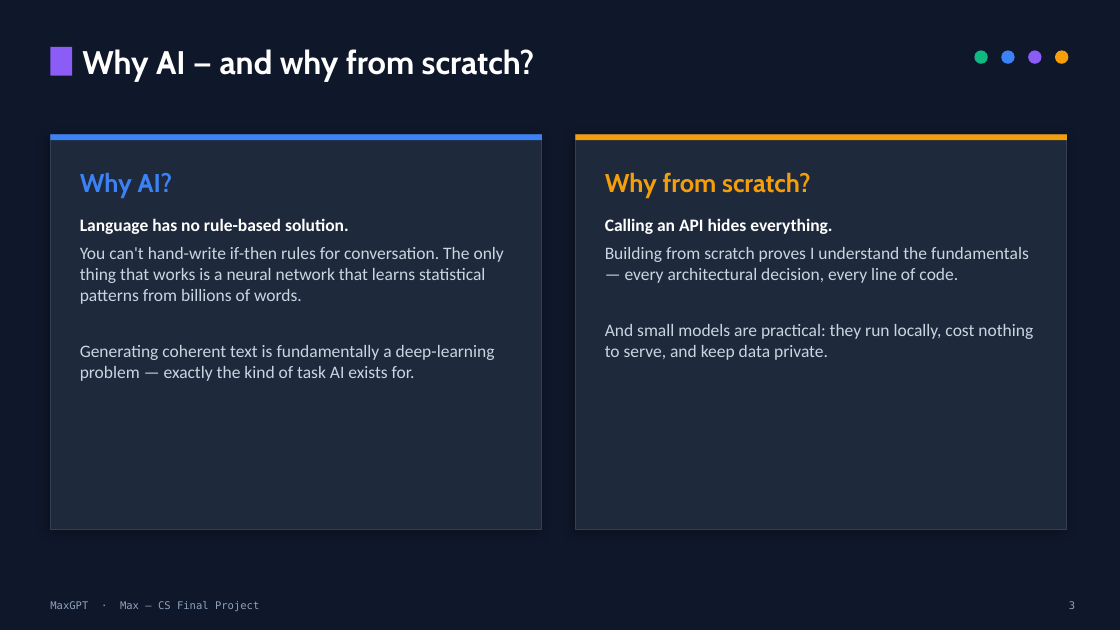
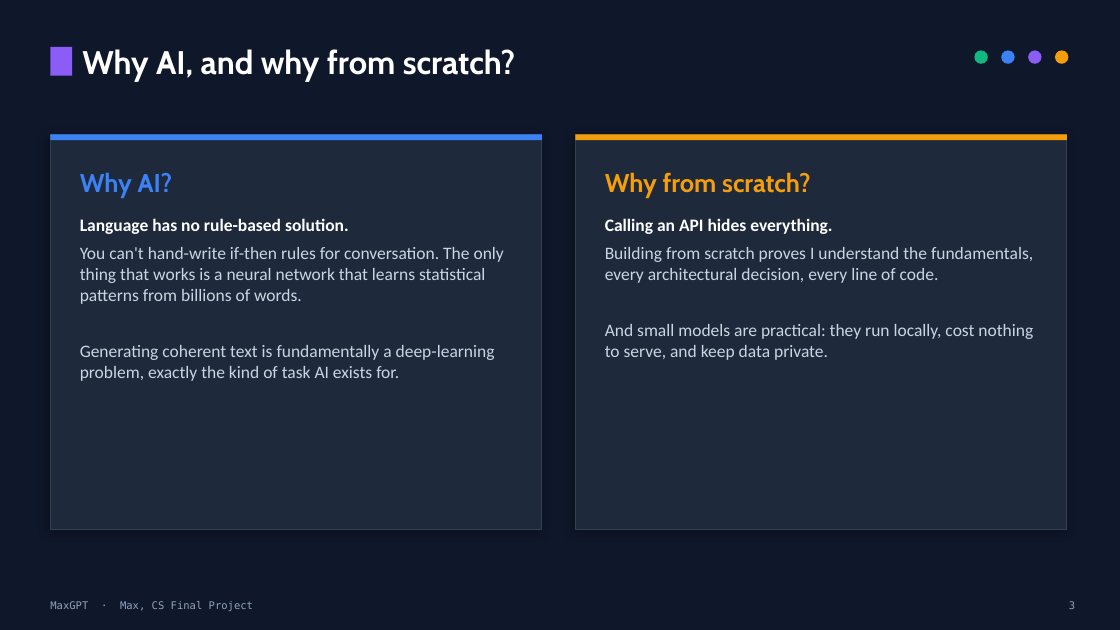
Before and after one commit to MaxwellBrohm/MaxGPT, a slide deck: slide 3 of MaxGPT_Presentation.pptx. Drawn at 1120x630 pixels with LibreOffice and Linux fonts; fonts in the diff are those of the drawing. Boxes give left, top, right and bottom in pixels: in the first picture for what was removed or moved away, otherwise in the second. Text is boxed around its words. In the diff, an @@ line names an element or a change of style, - is before the commit and + after.

```diff
--- a/MaxGPT_Presentation.pptx
+++ b/MaxGPT_Presentation.pptx
@@ text at box(82, 49, 516, 82): text changed @@
-Why AI — and why from scratch?
+Why AI, and why from scratch?
@@ text at box(605, 247, 1033, 283): text changed @@
-Building from scratch proves I understand the fundamentals — every architectural decision, every line of code.
+Building from scratch proves I understand the fundamentals, every architectural decision, every line of code.
@@ text at box(80, 345, 495, 381): text changed @@
-Generating coherent text is fundamentally a deep-learning problem — exactly the kind of task AI exists for.
+Generating coherent text is fundamentally a deep-learning problem, exactly the kind of task AI exists for.
@@ text at box(50, 601, 253, 611): text changed @@
-MaxGPT · Max — CS Final Project
+MaxGPT · Max, CS Final Project
```
Also in this commit, not shown: 11 other slides changed, 2 other files.
